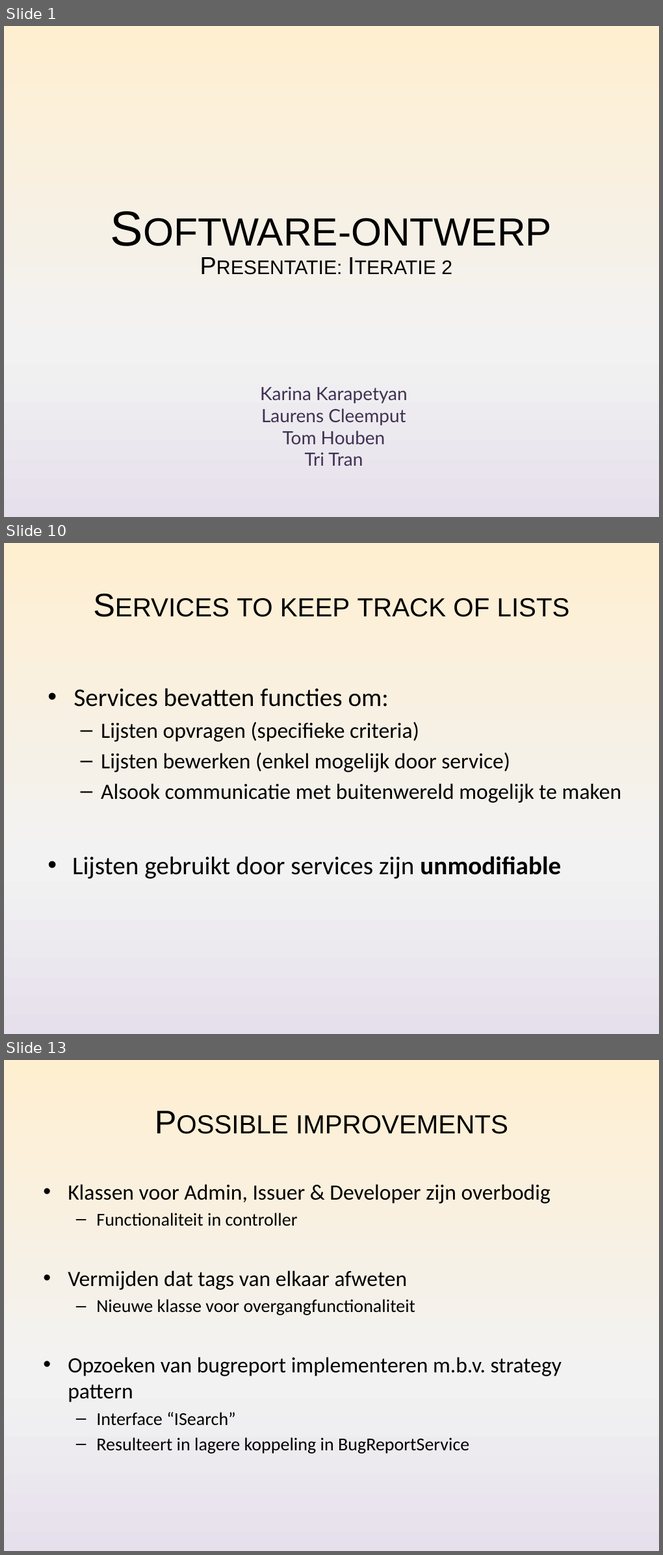
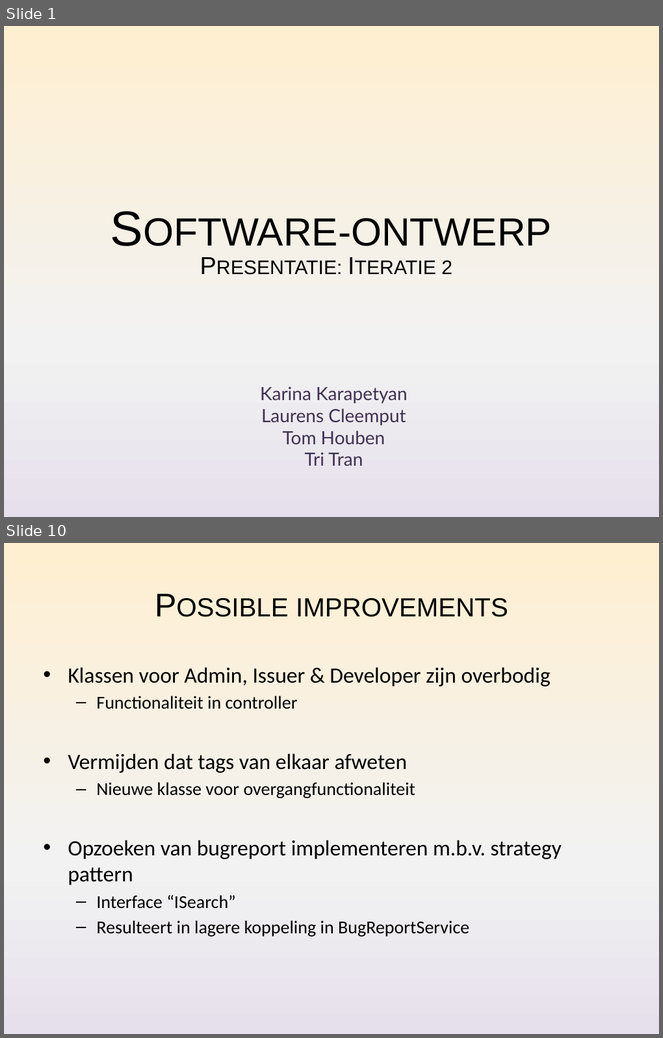
Before and after one commit to Nickelium/Software-Development, a slide deck: Presentaties/Iteratie 2/SWOP Presentatie 2 Inhoud.pptx. Shown one above the other, each under a label of ours: slides 1, 10 and 13 before the commit, slides 1 and 10 after it; the slides between them are not shown. The pictures are 663x1555 and 663x1038 pixels, drawn with LibreOffice and Linux fonts; fonts in the diff are those of the drawing. Boxes give left, top, right and bottom in pixels: in the first picture for what was removed or moved away, otherwise in the second. Text is boxed around its words. In the diff, an @@ line names an element or a change of style, - is before the commit and + after.

```diff
--- a/Presentaties/Iteratie 2/SWOP Presentatie 2 Inhoud.pptx
+++ b/Presentaties/Iteratie 2/SWOP Presentatie 2 Inhoud.pptx
@@ slide 10 removed at box(4, 543, 659, 1034), background gradient #FFEFD1 to #F2F2F2 to #E6E0EC @@
@@ title removed at box(237, 598, 570, 617) @@
-Services to keep track of lists
@@ text removed at box(72, 688, 622, 879) @@
-• Services bevatten functies om:
-  – Lijsten opvragen (specifieke criteria)
-  – Lijsten bewerken (enkel mogelijk door service)
-  – Alsook communicatie met buitenwereld mogelijk te maken
-• Lijsten gebruikt door services zijn unmodifiable
@@ what was slide 13 is now slide 10 @@
```
Also in this commit, not shown: 6 slides changed, 6 slides added, 8 other slides removed.
